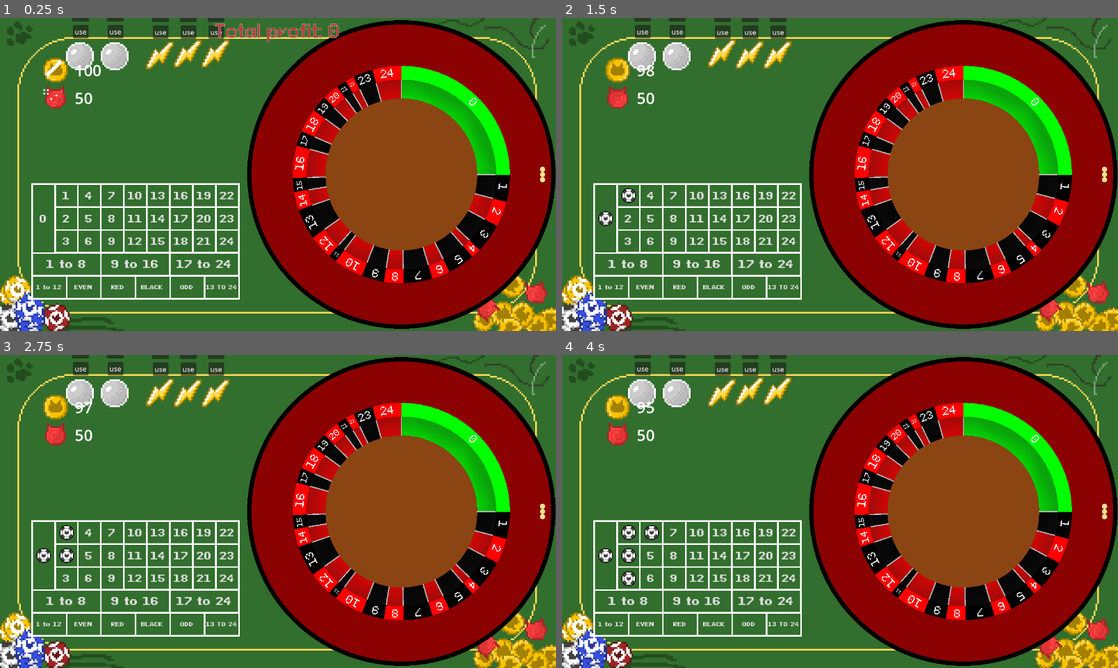
Above: before the commit, frames 1-4 (two rows, left to right).
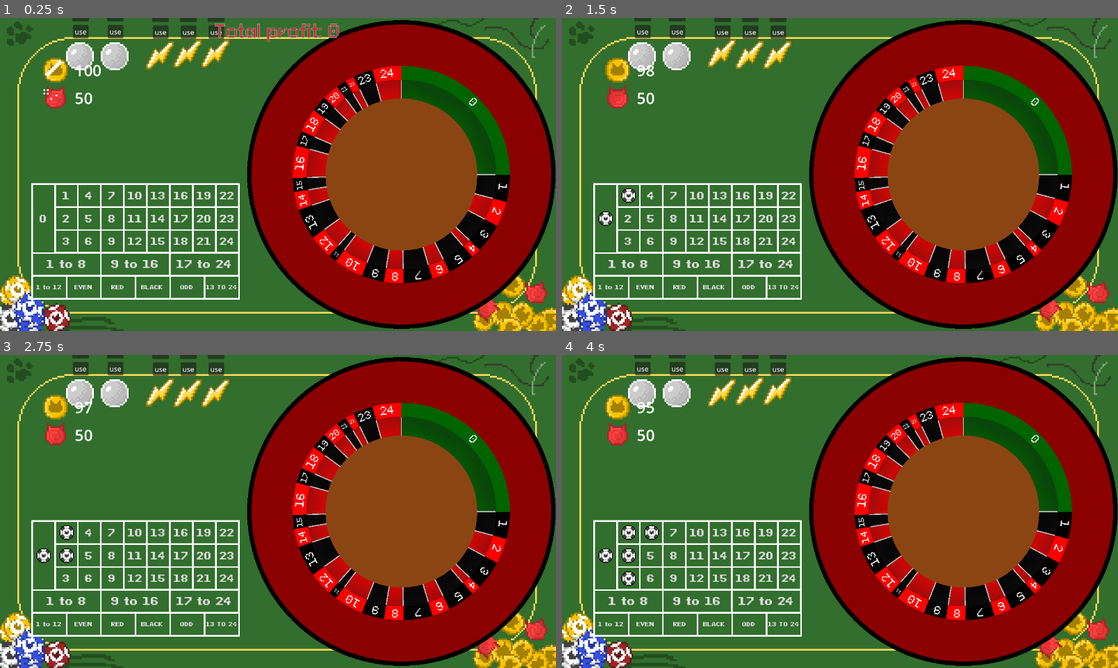
Above: after the commit, the same moments.

Repository: DuneRanger/Very-Serious-GameJam-2026
Game: Godot game, scene res://scenes/game/game_scene/game_scene.tscn
Two runs of this game, one before a commit and one after it. Both use one fixed random seed, a clock stepped at 60 frames per second and the inputs below. Sound files missing from this copy of the repository are replaced by a short silence.
Inputs:
- Up to frame 1 (0.25 s): no input
- Up to frame 2 (1.5 s): click "0" at 0.5 s; click "1" at 1.25 s
- Up to frame 3 (2.75 s): click "2" at 2 s
- Up to frame 4 (4 s): click "3" at 2.75 s; click "4" at 3.5 s

The runs differ from the first frame. In frame 1, 2.8% of the frame differs, in the area x 44-100%, y 0-100%; in frame 2, 2.8%; in frame 3, 2.8%; in frame 4, 2.8%.

Commit message:
Fix idk what, but all I'm doing is fixing things

Diff:
--- a/scenes/game/game_scene/roulette/roulette.gd
+++ b/scenes/game/game_scene/roulette/roulette.gd
@@ -18,7 +18,7 @@
 var total_weight : float = (base_roulette_numbers + 1) * RouletteCell.base_cell_weight
 
 func _init():
-	cells.append(RouletteCell.new(0, Color.GREEN))
+	cells.append(RouletteCell.new(0, Color.DARK_GREEN))
 	for i in range(base_roulette_numbers):
 		var curCol = Color.RED
 		if i % 2 == 0: curCol = Color.BLACK
@@ -36,7 +36,6 @@
 	total_weight = 0
 	for cell in cells:
 		total_weight += cell.weight
-	#queue_redraw()
 
 # -------------------------------- Drawing --------------------------------
 
@@ -97,7 +96,7 @@
 # -------------------------------- Physics --------------------------------
 
 var rotation_speed : float = 0;
-var outer_wall_segments: int = 128
+var outer_wall_segments: int = 256
 
 func build_outer_wall():
 	var wall_body = StaticBody2D.new()
@@ -107,8 +106,8 @@
 		var angle_a = (float(i) / float(outer_wall_segments)) * 2 * PI
 		var angle_b = (float(i + 1) / float(outer_wall_segments)) * 2 * PI
 
-		var point_a = Vector2(cos(angle_a), sin(angle_a)) * outer_circle_radius
-		var point_b = Vector2(cos(angle_b), sin(angle_b)) * outer_circle_radius
+		var point_a = Vector2(cos(angle_a), sin(angle_a)) * (outer_circle_radius - RouletteBall.ball_radius)
+		var point_b = Vector2(cos(angle_b), sin(angle_b)) * (outer_circle_radius - RouletteBall.ball_radius)
 
 		var seg_shape = SegmentShape2D.new()
 		seg_shape.a = point_a
@@ -138,6 +137,8 @@
 	GameManagerGlobal.caughtBalls = 0
 	GameManagerGlobal.caughtCells.clear()
 	reset_balls()
+	for ball in balls:
+		ball.show()
 	rotation_speed = get_random_roulette_rot()
 	launch_balls()
 
@@ -148,25 +149,33 @@
 	build_outer_wall()
 	build_banks()
 	prepare_balls()
+	for ball in balls:
+		ball.hide()
+
+var angular_velocity : float
+func angular_speed_at_point(point : Vector2) -> float:
+	return angular_velocity * point.length()
 
 func _physics_process(_delta: float):
+	angular_velocity = rotation_speed / _delta
+	var linear_ang_velocity = cell_circle_radius * angular_velocity
+	#print("Angular velocity: ", angular_velocity, ", Linear velocity: ", linear_ang_velocity)
+
+	give_balls_angular_velocity(_delta)
+	simulate_inclines(_delta)
+	decay_rotation()
+	queue_redraw()
 	match (GameManagerGlobal.game_state):
 		GameEnums.game_states.SPIN_PHASE:
-			give_balls_angular_velocity(_delta)
-			simulate_inclines(_delta)
 			visual_rotation += rotation_speed
-
-			decay_rotation()
-			queue_redraw()
-
-			#if GameManagerGlobal.caughtBalls == balls.size():
-				#GameManagerGlobal.modify_game_state(GameEnums.game_states.STOP_PHASE)
+			if GameManagerGlobal.caughtBalls == balls.size():
+				GameManagerGlobal.modify_game_state(GameEnums.game_states.STOP_PHASE)
 		GameEnums.game_states.BET_PHASE:
 			pass
 		_:
 			pass
 
-func _process(_delta: float) -> void:
+func _process(_delta: float):
 	pass
 
 # -------------------------------- Banks --------------------------------
@@ -176,7 +185,7 @@
 var bank_catch_sharpness : float = 1.5
 var bank_trigger_radius : float = 45
 
-func build_banks() -> void:
+func build_banks():
 	var base_cell_angle = 2 * PI / total_weight
 	var cur_angle = 0.0
 
@@ -193,7 +202,7 @@
 
 		cur_angle += cur_cell_angle
 
-func move_banks() -> void:
+func move_banks():
 	for cell in cells:
 		if is_instance_valid(cell.bank):
 			cell.bank.set_total_rotation(visual_rotation)
@@ -206,25 +215,25 @@
 	for i in range(3):
 		balls.append(RouletteBall.new())
 	for ball in balls:
-		ball.position = Vector2(outer_circle_radius - 50, 0)
 		add_child(ball)
 
-func reset_balls() -> void:
-	var start_position = Vector2(outer_circle_radius - 50, 0)
+func reset_balls():
 	for ball in balls:
 		if is_instance_valid(ball):
+			var start_position = get_random_vector2(outer_circle_radius - 2 * RouletteBall.ball_radius)
 			ball.reset_ball(start_position)
 
-func launch_balls() -> void:
-	for ball in balls:
-		if ball and is_instance_valid(ball):
-			ball.launch(Vector2(0, 1000 * (-1 * sign(rotation_speed))))
+func launch_balls():
+	for ball in balls:
+		if ball as RouletteBall:
+			var normal = Vector2(-ball.init_position.y, ball.init_position.x).normalized()
+			ball.launch(normal * 800 * (-1 * sign(rotation_speed)))
 
 var inner_incline_strength : float = 600
 var inner_incline_radius : int = inner_circle_radius
 var cell_radius_end : int = cell_circle_radius
 var outer_incline_radius : int = bank_radius_pos + bank_trigger_radius
-var outer_incline_strength : float = 600
+var outer_incline_strength : float = 800
 
 func give_balls_angular_velocity(_delta: float):
 	if abs(rotation_speed) < 0.01:
--- a/scenes/game/game_scene/roulette/roulette_ball.gd
+++ b/scenes/game/game_scene/roulette/roulette_ball.gd
@@ -17,13 +17,7 @@
 var min_speed_threshold : float = 5
 var fast_slowdown_speed : float = 100
 var max_speed : float = 10000
-static var ball_radius : float = 6
-
-# 0 = on a pocket floor,
-# 1.0 = up at the rim.
-# 0.5 = highest point in the centre
-var height : float = 0.0:
-	set(v): height = clampf(v, 0.0, 1.0)
+static var ball_radius : float = 8
 
 ## Marks the ball as settled and no longer updates physics
 var settled : bool = false
@@ -71,7 +65,6 @@
 		rotation = 0.0
 		linear_velocity = Vector2.ZERO
 		angular_velocity = 0.0
-		height = 0.0
 		settled = false
 		caught_cell = null
 		reset = false
@@ -80,21 +73,17 @@
 		linear_velocity = launch_vector
 		launch_b = false
 		return
-	#if settled:
-		#var bank_to_ball = caught_cell.bank.local_bank_position - global_position
-		#state.linear_velocity = bank_to_ball.normalized() * 50 * bank_to_ball.length()
-		#return
 
 	var new_vel = state.linear_velocity
 	if new_vel.length() < fast_slowdown_speed:
 		new_vel *= 0.999
 	elif new_vel.length() > max_speed:
 		new_vel = new_vel.normalized() * max_speed
+	#print("Ball speed: ", new_vel.length())
 
 	state.linear_velocity = new_vel
 
 func catch_in_pocket(cell: RouletteCell):
-	height = 0
 	settled = true
 	caught_cell = cell
 
--- a/scenes/game/game_scene/roulette/roulette_bank.gd
+++ b/scenes/game/game_scene/roulette/roulette_bank.gd
@@ -38,7 +38,7 @@
 
 
 func get_arc_points(center, radius, angle_from, angle_to) -> PackedVector2Array:
-	var nb_points = 3 + floor(10 * abs(angle_from - angle_to))
+	var nb_points = 3 + floor(20 * abs(angle_from - angle_to))
 	var points_arc = PackedVector2Array()
 
 	for i in range(nb_points + 1):
@@ -128,10 +128,6 @@
 	left_visual.default_color = Color.SILVER
 	add_child(left_visual)
 
-	# Left wall actual. Using a thin RectangleShape2D instead of a zero-
-	# thickness SegmentShape2D so the solver has real volume to catch a fast
-	# ball against. No manual radius offset: circle-vs-rectangle collision
-	# already resolves contact at the ball's edge automatically.
 	var left_mid = (left_a + left_b) * 0.5
 	var left_len = left_a.distance_to(left_b)
 
@@ -181,19 +177,12 @@
 
 # Thin Area2D zones placed just inside each side wall. A ball entering one of
 # these fast enough has a chance to get its matching wall collider disabled,
-# letting it pass straight through/"bounce over". The collider is only
-# re-enabled once the ball has fully exited a wider "clear zone" spanning
-# both sides of the wall - never on a blind tick timer. Re-enabling while the
-# ball still overlaps the wall's geometry is what was causing the visible
-# "pop"/jump: the solver applies a strong separation impulse to push the ball
-# back out of newly-solid geometry it's still touching.
+# letting it pass straight through/"bounce over"
 func _build_skip_gates(left_angle: float, right_angle: float, inner_r: float, outer_r: float):
 	var gate_half_thickness = 10.0
 	var mid_r = (inner_r + outer_r) * 0.5
 	var wall_len = outer_r - inner_r
 
-	# clear_zone is wider than the trigger gate (covers comfortably past both
-	# faces of the thick wall collider) so "fully exited" really means clear.
 	var clear_zone_half_thickness = gate_half_thickness + wall_collider_thickness
 
 	left_skip_gate = Area2D.new()
@@ -316,7 +305,7 @@
 
 	var speed = body.get_speed()
 	var catch_chance = catch_probability(speed)
-	var effective_chance = catch_chance * (1.0 - body.height * 0.85)
+	var effective_chance = catch_chance
 
 	#if randf() < effective_chance:
 		#body.catch_in_pocket(cell)
